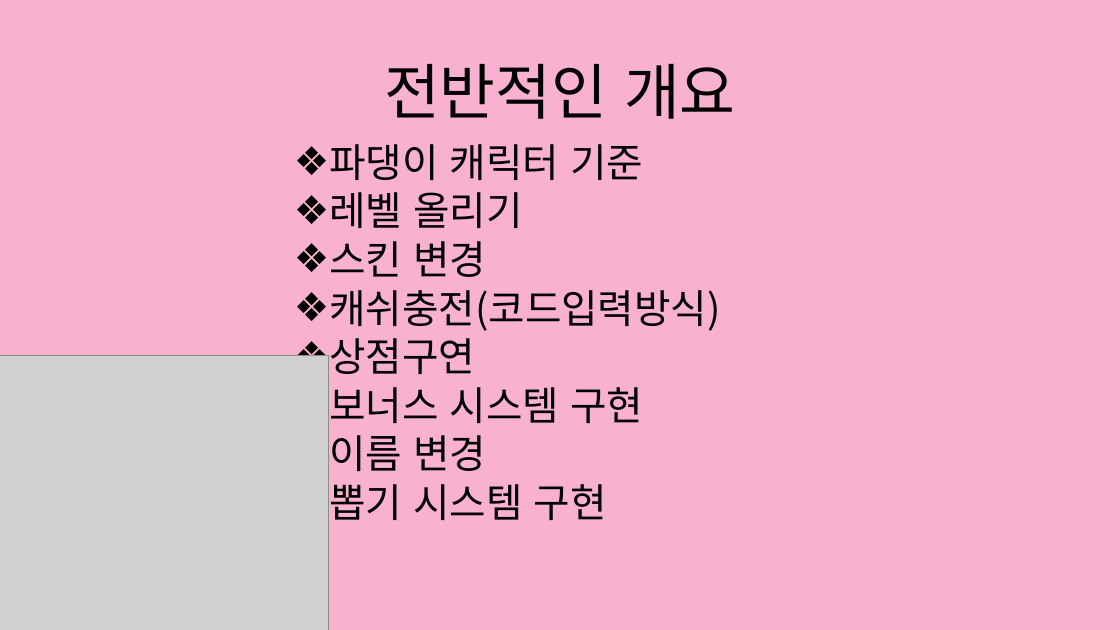
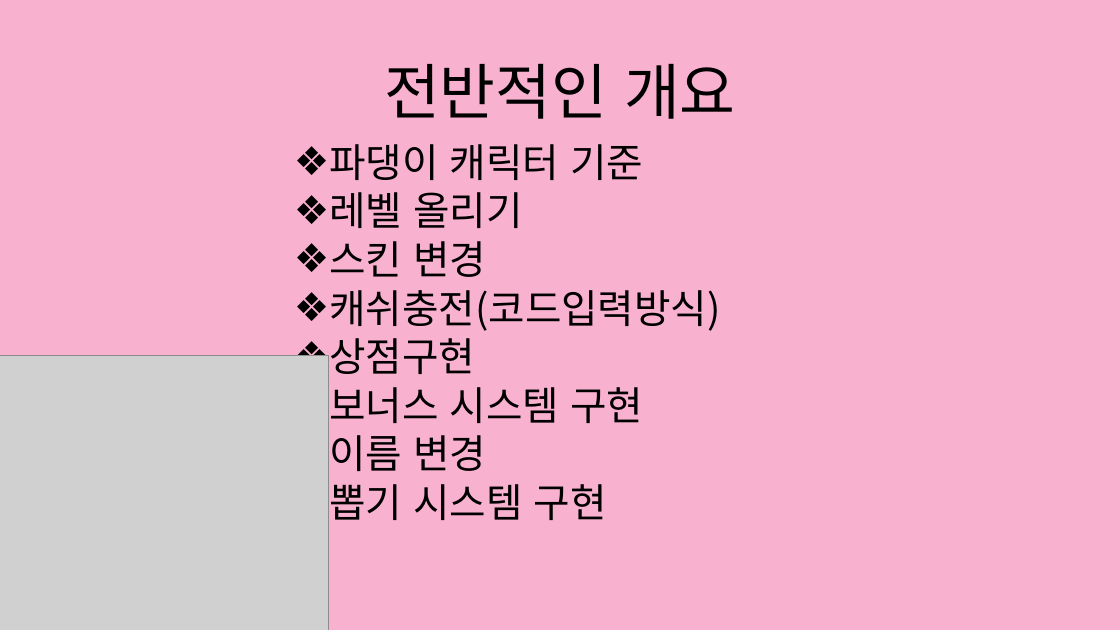
Before and after one commit to yongbin0228/TeamProject, a slide deck: slide 3 of 파댕이 키우기.pptx. Drawn at 1120x630 pixels with LibreOffice and Linux fonts; fonts in the diff are those of the drawing; grey boxes stand for pictures. Boxes give left, top, right and bottom in pixels: in the first picture for what was removed or moved away, otherwise in the second. Text is boxed around its words. In the diff, an @@ line names an element or a change of style, - is before the commit and + after.

```diff
--- a/파댕이 키우기.pptx
+++ b/파댕이 키우기.pptx
@@ text at [329, 338, 475, 374]: text changed @@
-  ❖ 상점구연
+  ❖ 상점구현
```
Also in this commit, not shown: 13 other slides changed.
